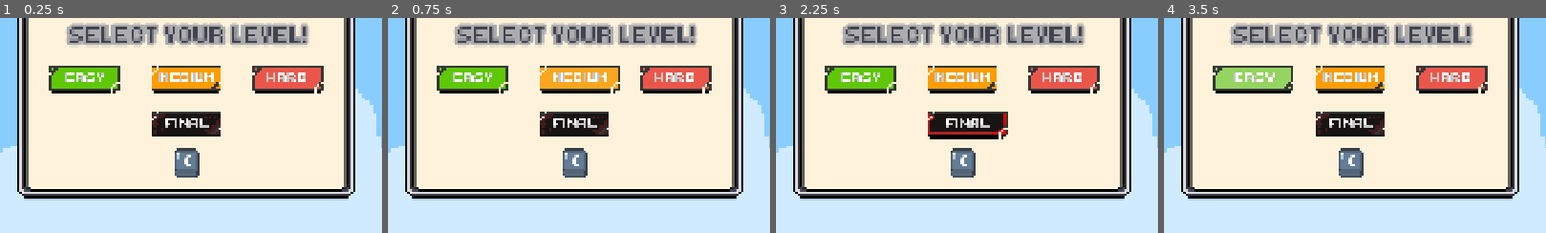
Above: before the commit, frames 1-4 (left to right).
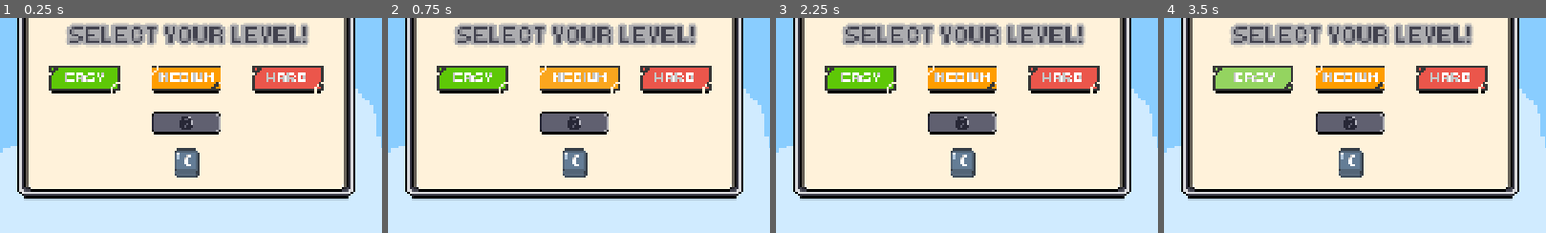
Above: after the commit, the same moments.

Repository: sbxte/sparta26-gamedev
Game: Godot game, scene res://scenes/level_selection.tscn
Two runs of this game, one before a commit and one after it. Both use one fixed random seed, a clock stepped at 60 frames per second and the inputs below. This scene is started directly instead of the project's main scene.
Inputs (mouse positions are % of the whole screen's width and height, from its top left):
- Up to frame 1 (0.25 s): no input
- Up to frame 2 (0.75 s): click (50, 50) at 0.5 s
- Up to frame 3 (2.25 s): click (63, 50) at 1.25 s; click (50, 61) at 2.02 s
- Up to frame 4 (3.5 s): click (37, 50) at 2.75 s
The pictures show only the part of the screen within x 26-76%, y 36-86%; the shares and areas given below are measured in that part.

The runs differ from the first frame. In frame 1, 1.9% of the frame differs, in the area x 39-58%, y 43-56%; in frame 2, 1.9%; in frame 3, 2.6%, in the area x 39-61%, y 43-57%; in frame 4, 1.9%.
Error before the commit: Parse Error: Function "_on_medium_pressed" has the same name as a previously declared function. (res://scripts/ui/level_selection.gd:42)

Commit message:
fix: cleaned up dupe funcs

Diff:
--- a/scripts/ui/level_selection.gd
+++ b/scripts/ui/level_selection.gd
@@ -21,24 +21,6 @@
 func _refresh_final_lock(value: float) -> void:
 	FinalLevel.disabled = value < progress.max_value
 
-func _on_easy_pressed() -> void:
-	AudioManager.play_sfx(click_sfx)
-
-
-func _on_medium_pressed() -> void:
-	AudioManager.play_sfx(click_sfx)
-
-
-func _on_hard_pressed() -> void:
-	AudioManager.play_sfx(click_sfx)
-
-
-func _on_final_pressed() -> void:
-	AudioManager.play_sfx(click_sfx)
-	EventManager.selected_difficulty = Constants.SessionDifficulty.EASY
-	EventManager.easy.emit()
-
-
 func _on_medium_pressed() -> void:
 	EventManager.selected_difficulty = Constants.SessionDifficulty.NORMAL
 	EventManager.normal.emit()
@@ -50,7 +32,6 @@
 
 
 func _on_final_pressed() -> void:
-	# No dedicated FINAL tier yet — use the hardest spawn rate for now.
 	EventManager.selected_difficulty = Constants.SessionDifficulty.FINAL
 	EventManager.final.emit()
 
